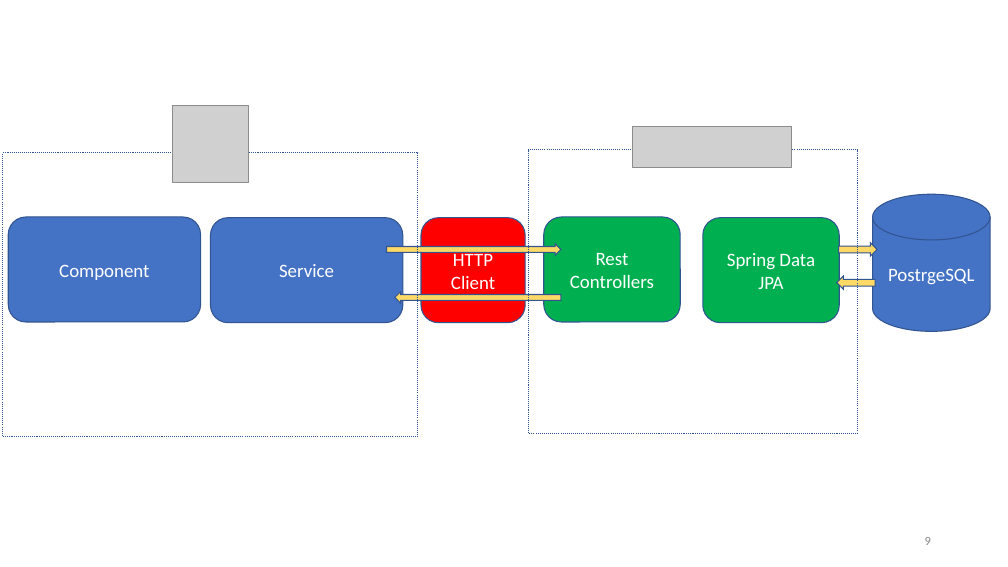
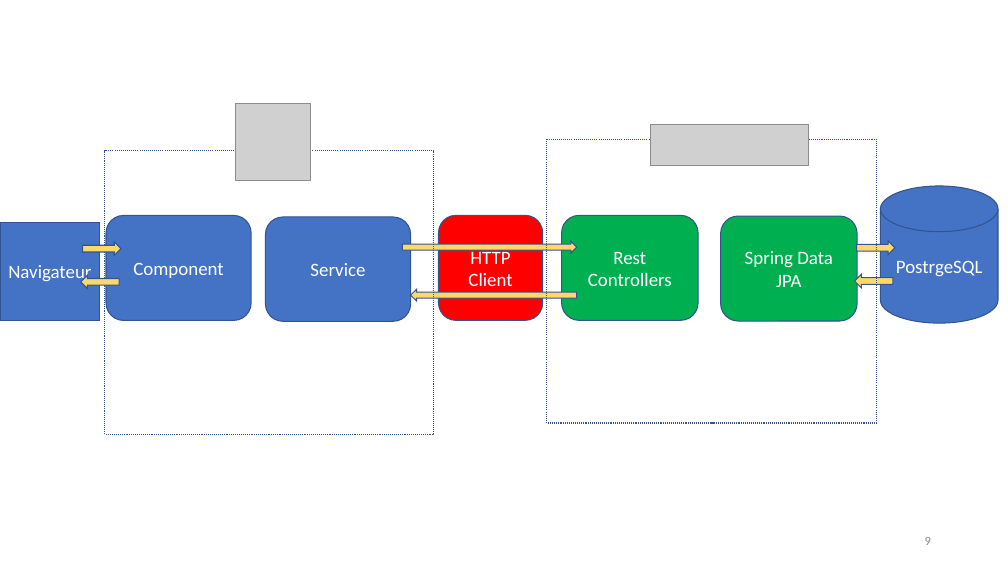
Before and after one commit to JohnPMendy/ProjetVoyage, a slide deck: slide 9 of SoutenanceProjetFinal.pptx. Drawn at 1008x567 pixels with LibreOffice and Linux fonts; fonts in the diff are those of the drawing; grey boxes stand for pictures; background and template pictures are left out. Boxes give left, top, right and bottom in pixels: in the first picture for what was removed or moved away, otherwise in the second. Text is boxed around its words. In the diff, an @@ line names an element or a change of style, - is before the commit and + after.

```diff
--- a/SoutenanceProjetFinal.pptx
+++ b/SoutenanceProjetFinal.pptx
@@ picture moved from (x1=173, y1=105, x2=249, y2=182) to (x1=236, y1=103, x2=312, y2=180) @@
@@ rectangle moved from (x1=529, y1=150, x2=858, y2=434) to (x1=547, y1=139, x2=876, y2=423) @@
@@ rectangle resized from (x1=3, y1=153, x2=418, y2=437) to (x1=104, y1=150, x2=433, y2=435) @@
@@ cylinder "PostrgeSQL" moved from (x1=873, y1=194, x2=991, y2=331) to (x1=881, y1=186, x2=999, y2=323) @@
@@ rectangle added at (x1=0, y1=222, x2=100, y2=321), fill #4472C4, outline #325491 1 pt, 18 pt, text #FFFFFF @@
+Navigateur
@@ rounded rectangle "Component" resized from (x1=8, y1=217, x2=200, y2=322) to (x1=106, y1=216, x2=251, y2=321) @@
@@ rounded rectangle "Service" resized from (x1=210, y1=218, x2=402, y2=323) to (x1=265, y1=217, x2=411, y2=321) @@
@@ right arrow added at (x1=82, y1=242, x2=121, y2=256), fill #FFD966, outline #325491 1 pt @@
@@ 3 rounded rectangles, 1 picture, 1 right arrow moved together from (x1=421, y1=126, x2=877, y2=323) to (x1=439, y1=125, x2=895, y2=321) @@
@@ right arrow added at (x1=81, y1=275, x2=119, y2=289), fill #FFD966, outline #325491 1 pt @@
@@ 3 right arrows moved together from (x1=386, y1=243, x2=876, y2=304) to (x1=402, y1=241, x2=893, y2=302) @@
```
Also in this commit, not shown: 1 other slide changed.
